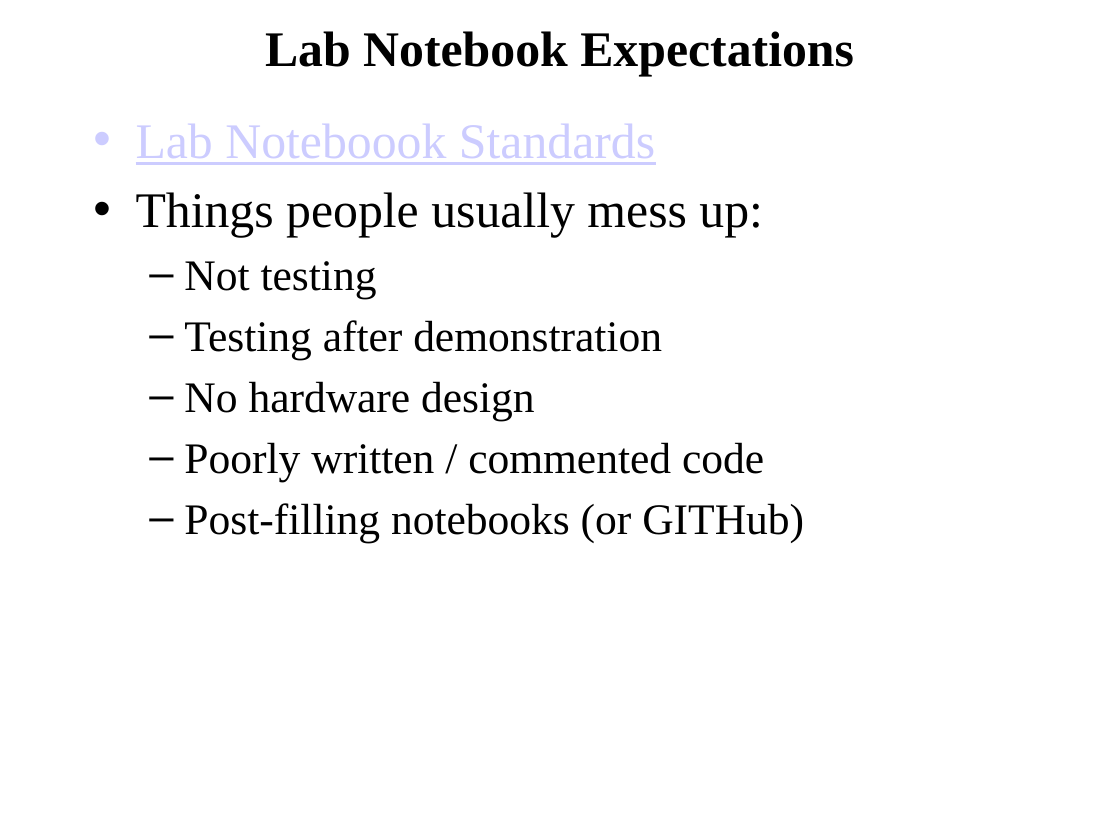
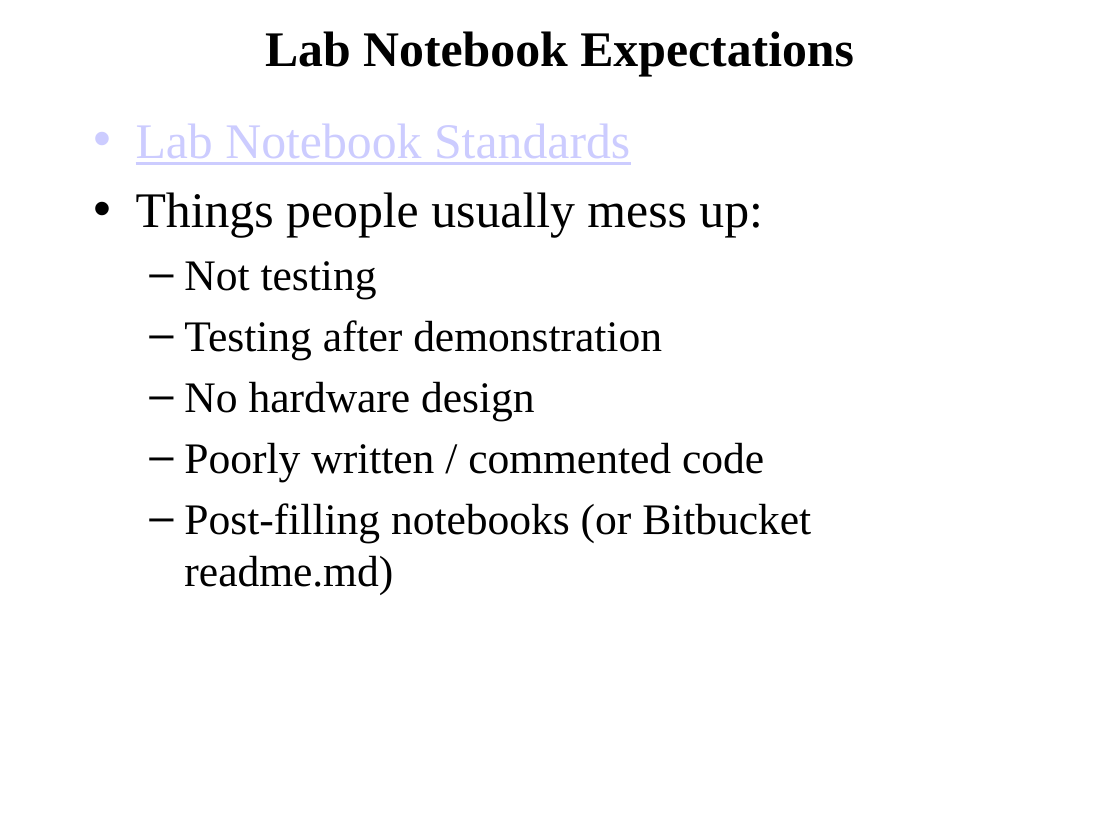
Before and after one commit to pw4rn3r/ECE382, a slide deck: slide 11 of notes/L7/Lsn7.pptx. Drawn at 1120x840 pixels with LibreOffice and Linux fonts; fonts in the diff are those of the drawing. Boxes give left, top, right and bottom in pixels: in the first picture for what was removed or moved away, otherwise in the second. Text is boxed around its words. In the diff, an @@ line names an element or a change of style, - is before the commit and + after.

```diff
--- a/notes/L7/Lsn7.pptx
+++ b/notes/L7/Lsn7.pptx
@@ text at (x1=136, y1=124, x2=630, y2=165): text changed @@
-• Lab Noteboook Standards
+• Lab Notebook Standards
@@ text at (x1=184, y1=503, x2=811, y2=595): text changed @@
-  – Post-filling notebooks (or GITHub)
+  – Post-filling notebooks (or Bitbucket readme.md)
```
Also in this commit, not shown: 4 other slides changed, 24 slides added, 1 slide removed.
